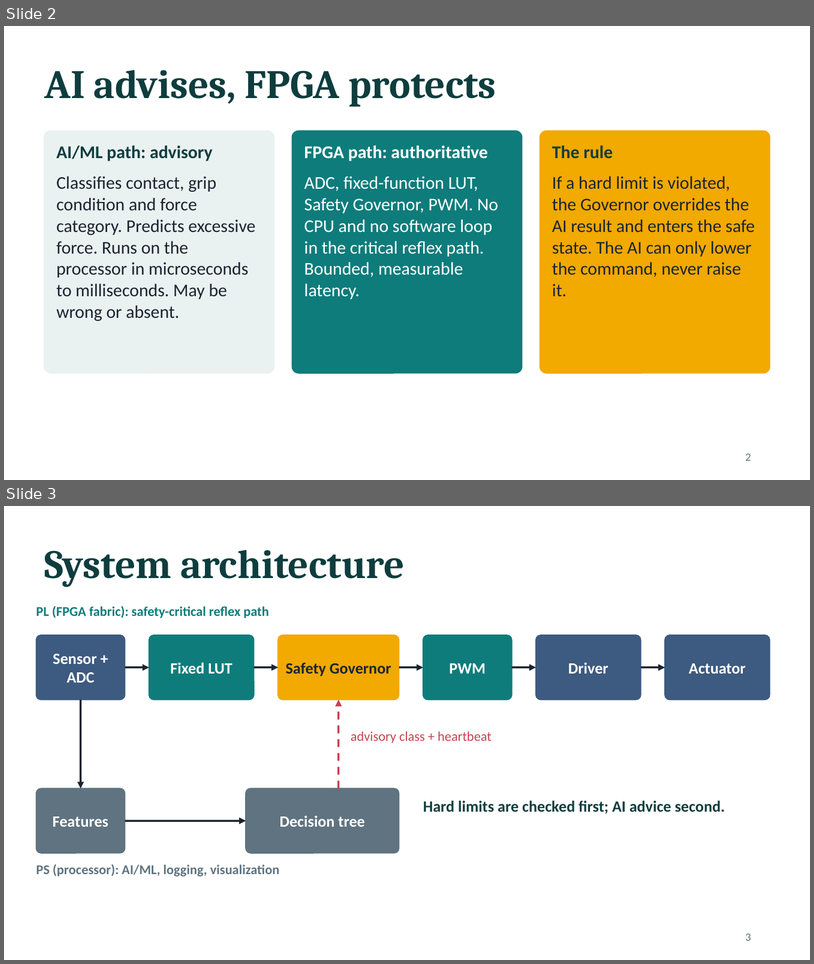
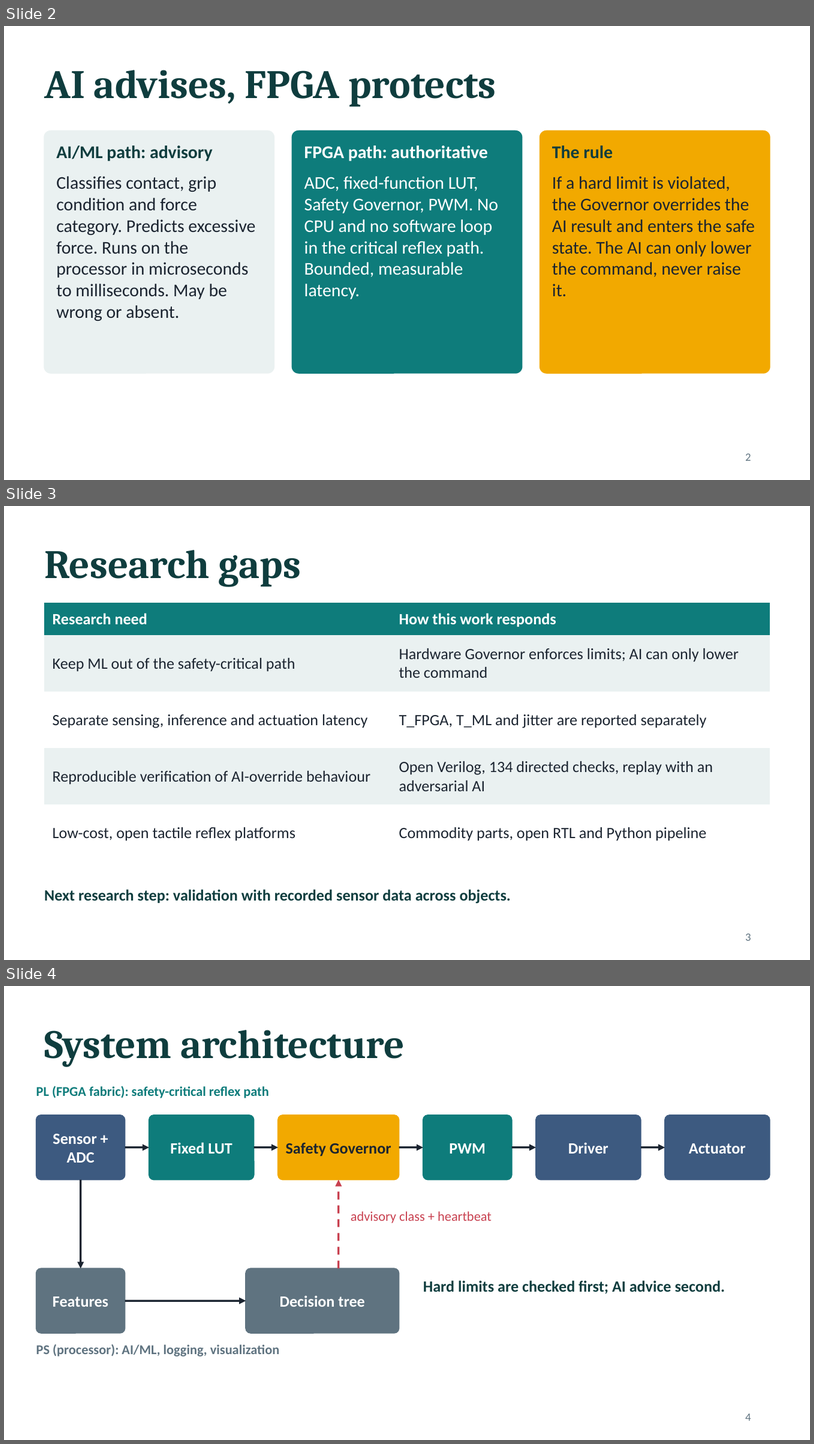
Before and after one commit to sanjiv283/tactile-reflex-system, a slide deck: docs/tactile_reflex_system.pptx. Shown one above the other, each under a label of ours: slides 2 and 3 before the commit, slides 2, 3 and 4 after it. The pictures are 814x964 and 814x1444 pixels, drawn with LibreOffice and Linux fonts; fonts in the diff are those of the drawing. Boxes give left, top, right and bottom in pixels: in the first picture for what was removed or moved away, otherwise in the second. Text is boxed around its words. In the diff, an @@ line names an element or a change of style, - is before the commit and + after.

```diff
--- a/docs/tactile_reflex_system.pptx
+++ b/docs/tactile_reflex_system.pptx
@@ slide 3 added at (4, 506, 810, 960), background #FFFFFF @@
@@ title added at (44, 550, 301, 587), 36 pt, text #0F3D3E, bold @@
+Research gaps
@@ table added at (44, 603, 770, 843), 5 rows, 2 columns @@
+Research need | How this work responds
+Keep ML out of the safety-critical path | Hardware Governor enforces limits; AI can only lower the command
+Separate sensing, inference and actuation latency | T_FPGA, T_ML and jitter are reported separately
+Reproducible verification of AI-override behaviour | Open Verilog, 134 directed checks, replay with an adversarial AI
+Low-cost, open tactile reflex platforms | Commodity parts, open RTL and Python pipeline
@@ text added at (44, 889, 511, 903), 14 pt, text #0F3D3E, bold @@
+Next research step: validation with recorded sensor data across objects.
@@ page number added at (746, 933, 751, 940), 10 pt, text #5F7380 @@
+3
@@ what was slide 3 is now slide 4 @@
@@ page number at (746, 1413, 751, 1420): text changed @@
-3
+4
```
Also in this commit, not shown: 1 other slide added.
